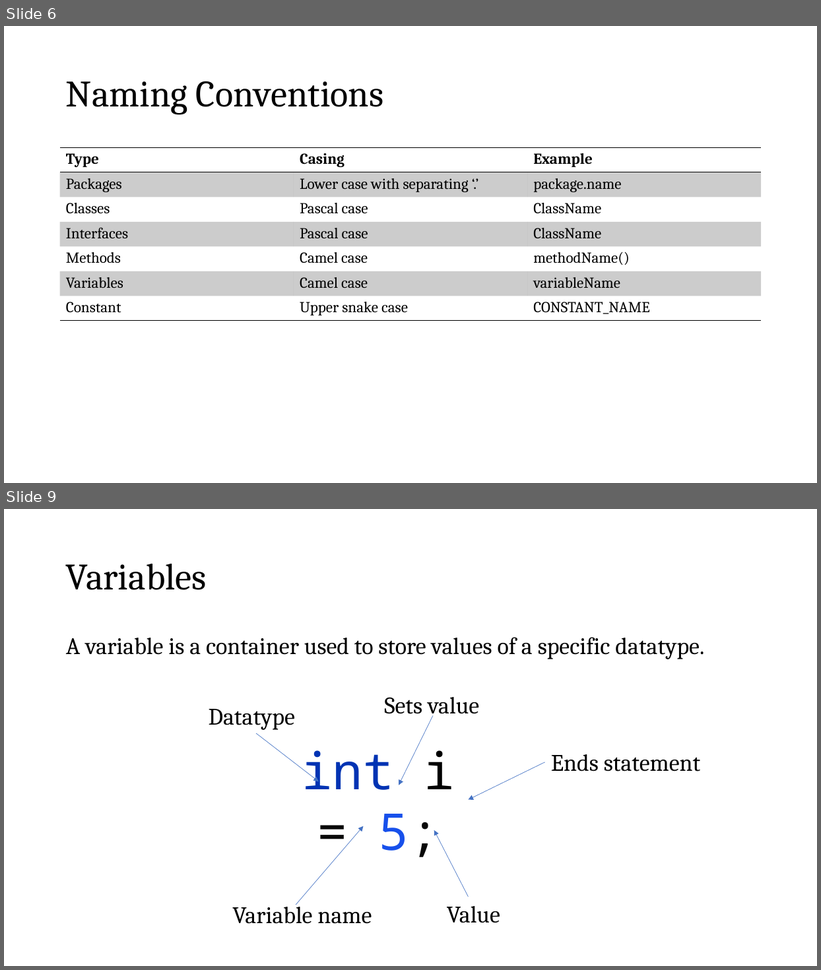
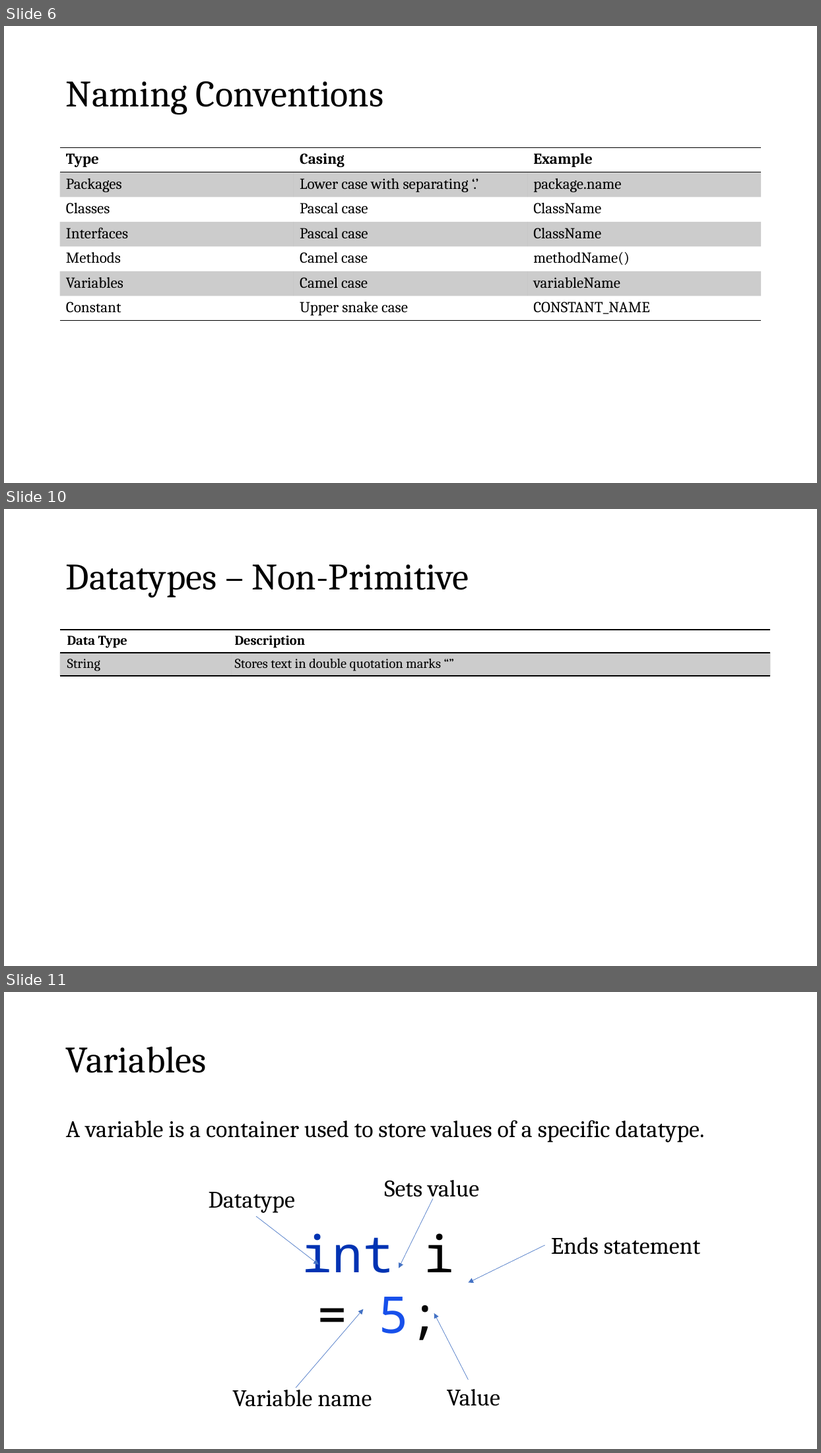
Before and after one commit to telmerie/learning-java, a slide deck: Java.pptx. Shown one above the other, each under a label of ours: slides 6 and 9 before the commit, slides 6, 10 and 11 after it; the slides between them are not shown. The pictures are 821x970 and 821x1453 pixels, drawn with LibreOffice and Linux fonts; fonts in the diff are those of the drawing. Boxes give left, top, right and bottom in pixels: in the first picture for what was removed or moved away, otherwise in the second. Text is boxed around its words. In the diff, an @@ line names an element or a change of style, - is before the commit and + after.

```diff
--- a/Java.pptx
+++ b/Java.pptx
@@ slide 10 added at (4, 509, 817, 966), background #FFFFFF @@
@@ title added at (66, 564, 469, 597), 44 pt, text #000000 @@
+Datatypes – Non-Primitive
@@ table added at (60, 630, 772, 677), 2 rows, 2 columns @@
+Data Type | Description
+String | Stores text in double quotation marks “”
@@ what was slide 9 is now slide 11 @@
```
Also in this commit, not shown: 6 slides changed, 3 other slides added.
